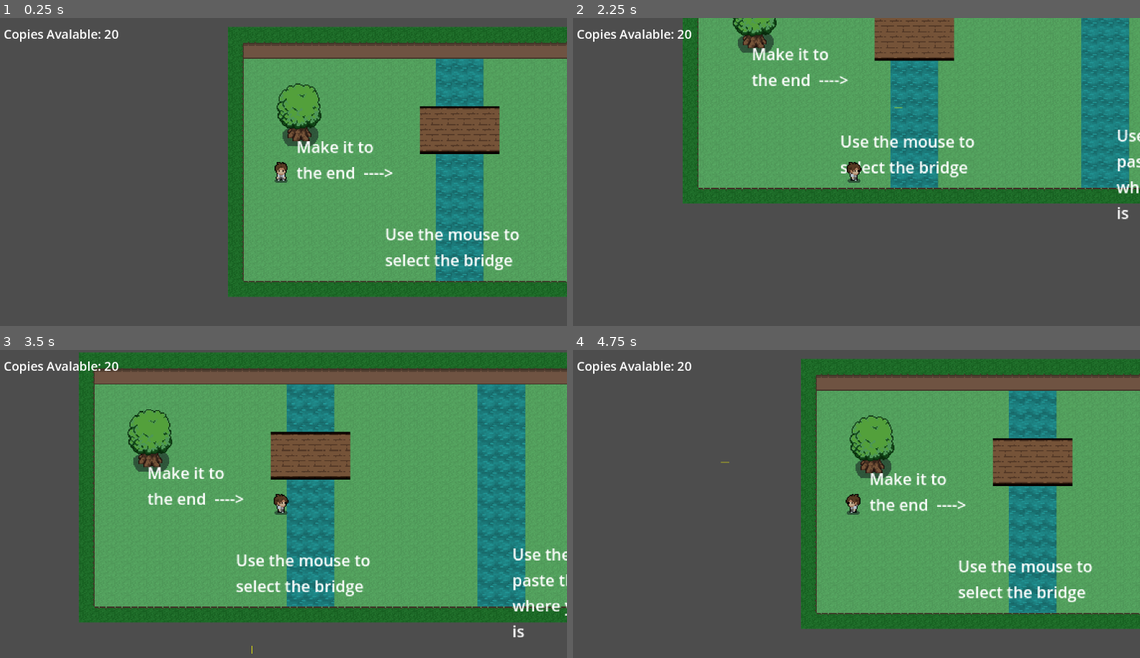
Above: before the commit, frames 1-4 (two rows, left to right).
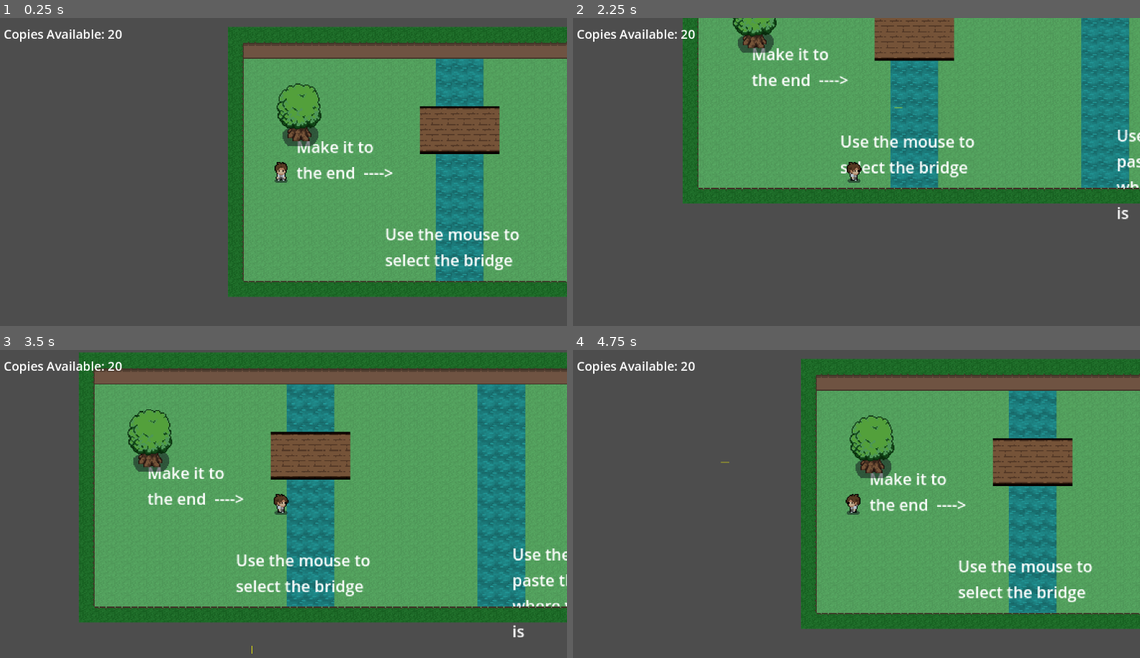
Above: after the commit, the same moments.

Repository: 2sabbas/13IT1-Game-Progect
Game: Godot game, scene res://Scenes/main.tscn
Two runs of this game, one before a commit and one after it. Both use one fixed random seed, a clock stepped at 60 frames per second and the inputs below.
Inputs (mouse positions are in pixels of both pictures, inside the frame that each line leads up to):
- Up to frame 1 (0.25 s): no input
- Up to frame 2 (2.25 s): move the mouse to (981, 162) at 0.52 s; hold D (move_right) 0.53-1.28 s; click (981, 162) at 0.6 s; move the mouse to (737, 193) at 1.27 s; hold S (move_down) 1.28-2.03 s; click (737, 193) at 1.35 s; move the mouse to (913, 107) at 2.02 s; hold D (move_right) from 2.03 s (still down); click (913, 107) at 2.1 s
- Up to frame 3 (3.5 s): tap Enter at 2.75 s; move the mouse to (249, 574) at 2.77 s; release D (move_right) at 2.78 s; hold W (move_up) from 2.78 s (still down); click (249, 574) at 2.85 s
- Up to frame 4 (4.75 s): move the mouse to (1026, 559) at 3.52 s; release W (move_up) at 3.53 s; hold A (move_left) from 3.53 s (still down); click (1026, 559) at 3.6 s; move the mouse to (680, 463) at 4.27 s; click (680, 463) at 4.35 s

The runs differ from the first frame. In frame 1, 0.2% of the frame differs, in the area x 12-56%, y 3-42%; in frame 2, 0.2%; in frame 3, 0.3%, in the area x 12-100%, y 3-87%; in frame 4, 0.2%.
Error after the commit: Invalid assignment of property or key 'copy_avalable' with value of type 'bool' on a base object of type 'Node (Global.gd)'. (res://Scripts/rts_node.gd:55)

Commit message:
removed bridge scene, made y sorting work, next step is making undo feture

Diff:
--- a/Game/13it1game/Scenes/bridge.tscn
+++ /dev/null
@@ -1,45 +0,0 @@
-[gd_scene load_steps=6 format=3 uid="uid://bo611jdvcqqmu"]
-
-[ext_resource type="Script" uid="uid://dskwhmigpxd6r" path="res://Scripts/bridge.gd" id="1_b5nws"]
-[ext_resource type="Texture2D" uid="uid://c38ehxv8ex8d" path="res://Assets/Map/8x4 bridge.png" id="1_vsd4u"]
-
-[sub_resource type="RectangleShape2D" id="RectangleShape2D_nxjla"]
-size = Vector2(128, 64)
-
-[sub_resource type="RectangleShape2D" id="RectangleShape2D_q3uvd"]
-size = Vector2(128, 7)
-
-[sub_resource type="RectangleShape2D" id="RectangleShape2D_yquqa"]
-size = Vector2(128, 7)
-
-[node name="bridge" type="StaticBody2D"]
-script = ExtResource("1_b5nws")
-
-[node name="Sprite2D" type="Sprite2D" parent="."]
-texture = ExtResource("1_vsd4u")
-
-[node name="Selectable Area" type="Area2D" parent="."]
-
-[node name="CollisionShape2D" type="CollisionShape2D" parent="Selectable Area"]
-shape = SubResource("RectangleShape2D_nxjla")
-
-[node name="CollisionShape2D" type="CollisionShape2D" parent="."]
-position = Vector2(0, 28.5)
-shape = SubResource("RectangleShape2D_q3uvd")
-
-[node name="CollisionShape2D2" type="CollisionShape2D" parent="."]
-position = Vector2(0, -28.5)
-shape = SubResource("RectangleShape2D_yquqa")
-
-[node name="Label" type="Label" parent="."]
-offset_left = -59.0
-offset_top = -69.0
-offset_right = 59.0
-offset_bottom = 68.0
-text = "Ctrl + C"
-horizontal_alignment = 1
-vertical_alignment = 1
-metadata/_edit_use_anchors_ = true
-
-[connection signal="body_entered" from="Selectable Area" to="." method="_on_selectable_area_body_entered"]
-[connection signal="body_exited" from="Selectable Area" to="." method="_on_selectable_area_body_exited"]
--- a/Game/13it1game/Scenes/hud.tscn
+++ b/Game/13it1game/Scenes/hud.tscn
@@ -11,7 +11,7 @@
 grow_vertical = 2
 script = ExtResource("1_nnwsq")
 
-[node name="Copies Avalable" type="Label" parent="."]
+[node name="Copies Available" type="Label" parent="."]
 layout_mode = 0
 offset_left = 19.0
 offset_top = 15.0
--- a/Game/13it1game/Scenes/main.tscn
+++ b/Game/13it1game/Scenes/main.tscn
@@ -6,6 +6,7 @@
 [ext_resource type="PackedScene" uid="uid://d4cp7qqhtceeu" path="res://Scenes/hud.tscn" id="5_0s3jo"]
 
 [node name="Main" type="Node2D"]
+y_sort_enabled = true
 
 [node name="CanvasLayer" type="CanvasLayer" parent="."]
 
--- a/Game/13it1game/Scripts/Global.gd
+++ b/Game/13it1game/Scripts/Global.gd
@@ -1,5 +1,5 @@
 extends Node
 
-var numOfCopiesAvalable = 20
-var copy_avalable = false	#set the shortcuts avalavble to what is avalable
-var paste_avalable = false
+var num_of_copies_available = 20
+var copy_available = false	#set the shortcuts avalavble to what is avalable
+var paste_available = false
--- a/Game/13it1game/Scripts/bridge.gd
+++ /dev/null
@@ -1,24 +0,0 @@
-extends StaticBody2D
-
-@onready var label: Label = $Label
-
-
-var selected = false
-
-func _ready() -> void:
-	add_to_group("Object")
-
-func _process(delta: float) -> void:
-	label.visible = selected
-	if Input.is_action_pressed("copy"):
-		selected = false
-
-
-func _on_selectable_area_body_entered(body: Node2D) -> void:
-	if body.is_in_group("Player"):
-		body.set_collision_mask_value(2, false)
-
-
-func _on_selectable_area_body_exited(body: Node2D) -> void:
-	if body.is_in_group("Player"):
-		body.set_collision_mask_value(2, true)
--- a/Game/13it1game/Scripts/hud.gd
+++ b/Game/13it1game/Scripts/hud.gd
@@ -1,10 +1,10 @@
 extends Control
 
-@onready var copies_avalable: Label = $"Copies Avalable"
+@onready var copies_available: Label = $"Copies Available"
 
 func _ready() -> void:
-	copies_avalable.text = "Copies Avalable: " + str(Global.numOfCopiesAvalable)
+	copies_available.text = "Copies Available: " + str(Global.num_of_copies_available)
 
 
 func _process(delta: float) -> void:
-	copies_avalable.text = "Copies Avalable: " + str(Global.numOfCopiesAvalable)
+	copies_available.text = "Copies Available: " + str(Global.num_of_copies_available)
--- a/Game/13it1game/Scripts/rts_node.gd
+++ b/Game/13it1game/Scripts/rts_node.gd
@@ -129,18 +129,3 @@
 	draw_line(Vector2(start.x, start.y), Vector2(start.x, end.y), lineColor, lineWidth)
 	draw_line(Vector2(end.x, start.y), Vector2(end.x, end.y), lineColor, lineWidth)
 	draw_line(Vector2(start.x, end.y), Vector2(end.x, end.y), lineColor, lineWidth)
-
-
-func get_rect_start_position():
-	var newPosition = Vector2.ZERO
-	var mouse_position = get_global_mouse_position()
-
-	if selection_start_point.x < mouse_position.x:
-		newPosition.x = selection_start_point.x
-	else: newPosition.x = mouse_position.x
-
-	if selection_start_point.y < mouse_position.y:
-		newPosition.y = selection_start_point.y
-	else: newPosition.y = mouse_position.y
-
-	return newPosition
--- a/Game/13it1game/project.godot
+++ b/Game/13it1game/project.godot
@@ -72,6 +72,11 @@
 "events": [Object(InputEventMouseButton,"resource_local_to_scene":false,"resource_name":"","device":-1,"window_id":0,"a …(253 unchanged characters)…
 ]
 }
+undo={
+"deadzone": 0.2,
+"events": [Object(InputEventKey,"resource_local_to_scene":false,"resource_name":"","device":-1,"window_id":0,"alt_pressed":false,"shift_pressed":false,"ctrl_pressed":true,"meta_pressed":false,"pressed":false,"keycode":0,"physical_keycode":90,"key_label":0,"unicode":0,"location":0,"echo":false,"script":null)
+]
+}
 
 [rendering]
 
Not shown, removed: Game/13it1game/Scripts/bridge.gd.uid
